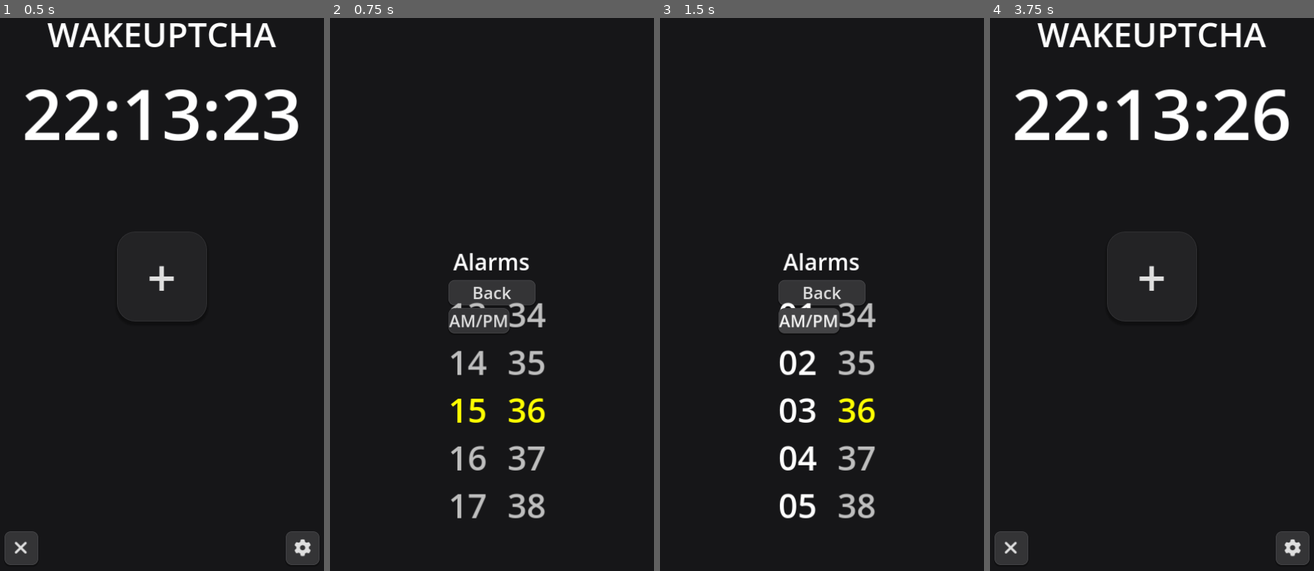
Above: before the commit, frames 1-4 (left to right).
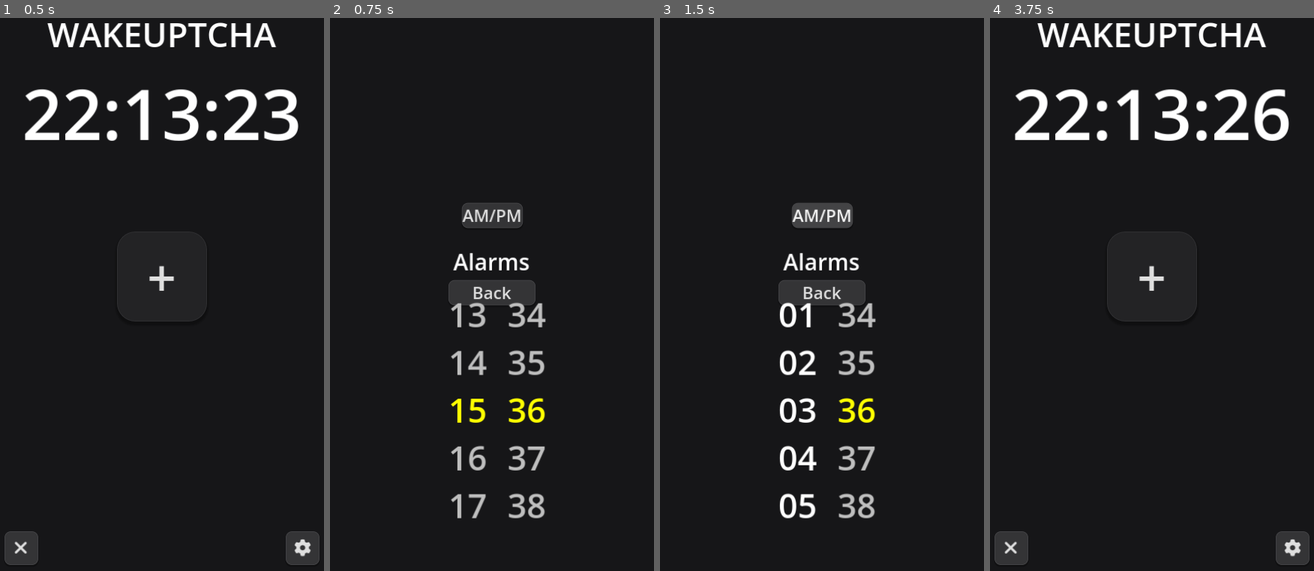
Above: after the commit, the same moments.

Repository: IrregularCelery/wakeuptcha
Game: Godot game, scene res://scenes/main.tscn
Two runs of this game, one before a commit and one after it. Both use one fixed random seed, a clock stepped at 60 frames per second and the inputs below.
Inputs:
- Up to frame 1 (0.5 s): no input
- Up to frame 2 (0.75 s): click "+" at 0.5 s
- Up to frame 3 (1.5 s): click "AM/PM" at 1.25 s
- Up to frame 4 (3.75 s): click "AM/PM" at 2 s; click "AM/PM" at 2.75 s; click "Back" at 3.5 s

Frame 1 is identical in both runs. In frame 2, 1.6% of the frame differs, in the area x 36-60%, y 33-58%; in frame 3, 1.6%; in frame 4, nothing differs.

Commit message:
Disable `MouseScroll` input in `NumberWheel` widget

Diff:
--- a/widgets/number_wheel.tscn
+++ b/widgets/number_wheel.tscn
@@ -60,15 +60,19 @@
 
 func _gui_input(event: InputEvent) -> void:
 	if event is InputEventMouseButton:
-		if event.button_index == MOUSE_BUTTON_LEFT:
-			if event.pressed:
-				is_dragging = true
-
-				_stop_snapping()
-			else:
-				is_dragging = false
-
-				_snap_to_nearest()
+		match event.button_index:
+			MOUSE_BUTTON_LEFT:
+				if event.pressed:
+					is_dragging = true
+
+					_stop_snapping()
+				else:
+					is_dragging = false
+
+					_snap_to_nearest()
+
+			MOUSE_BUTTON_WHEEL_UP, MOUSE_BUTTON_WHEEL_DOWN:
+				accept_event()
 
 	elif event is InputEventMouseMotion and is_dragging:
 		scroll_vertical -= event.relative.y
@@ -181,6 +185,7 @@
 
 func _on_window_resize() -> void:
 	_calc_item_height()
+	_snap_to_nearest()
 "
 
 [node name="NumberWheel" type="ScrollContainer"]
--- a/widgets/time_picker.tscn
+++ b/widgets/time_picker.tscn
@@ -159,9 +159,15 @@
 items_end = 59
 
 [node name="TestMode" type="Button" parent="."]
-layout_mode = 0
-offset_right = 8.0
-offset_bottom = 8.0
+layout_mode = 1
+anchors_preset = 5
+anchor_left = 0.5
+anchor_right = 0.5
+offset_left = -32.5
+offset_top = -150.0
+offset_right = 32.5
+offset_bottom = -119.0
+grow_horizontal = 2
 text = "AM/PM"
 
 [connection signal="pressed" from="TestMode" to="." method="_on_test_mode_pressed"]
